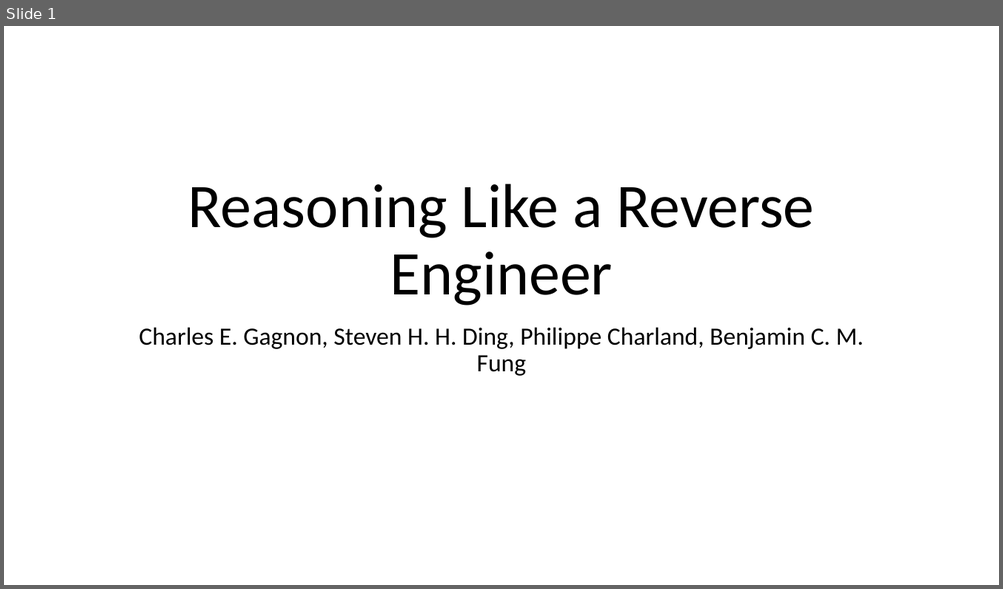
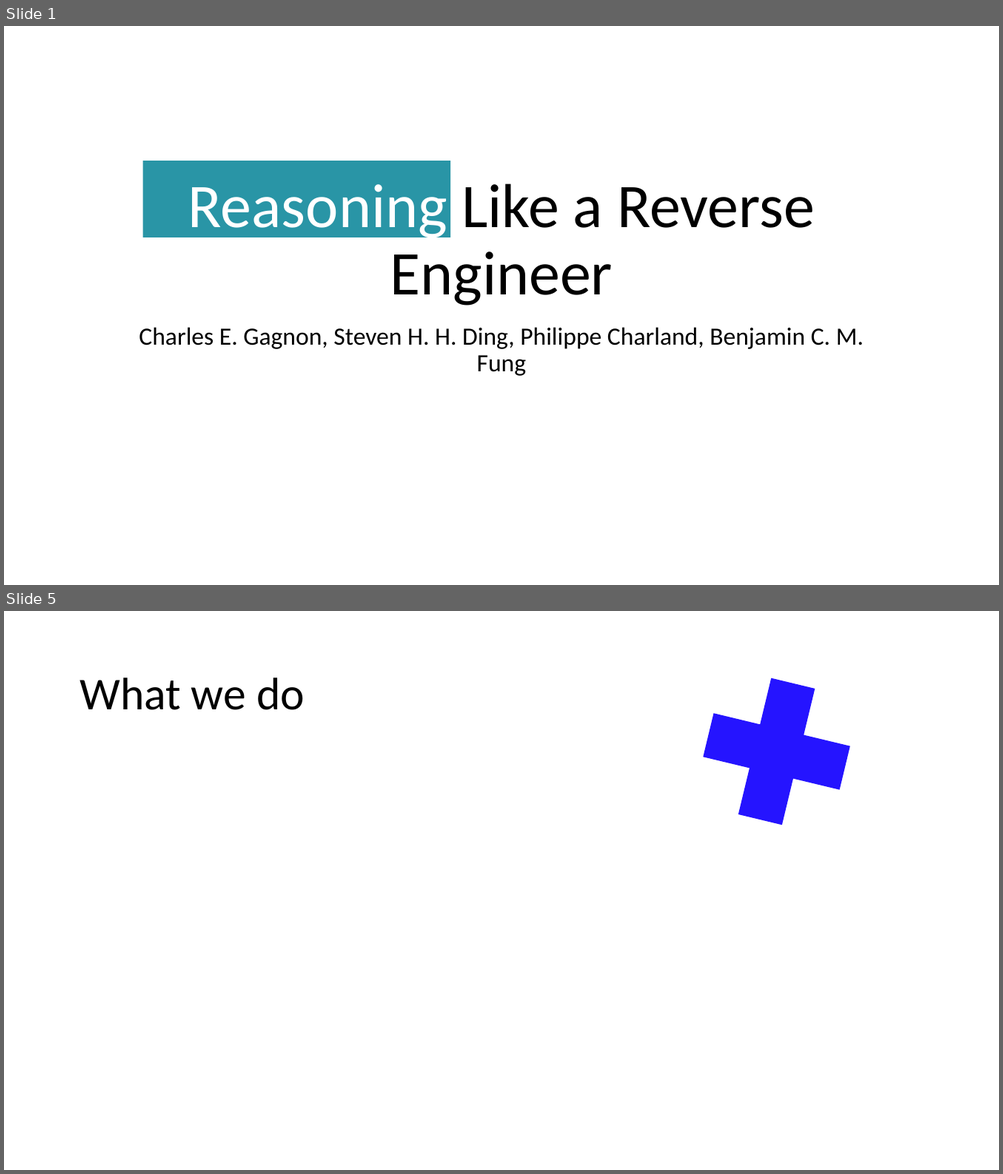
Before and after one commit to carloskiki/asm-feature-extraction, a slide deck: presentation.pptx. Shown one above the other, each under a label of ours: slide 1 before the commit, slides 1 and 5 after it; the slides between them are not shown. The pictures are 1003x589 and 1003x1174 pixels, drawn with LibreOffice and Linux fonts; fonts in the diff are those of the drawing. Boxes give left, top, right and bottom in pixels: in the first picture for what was removed or moved away, otherwise in the second. Text is boxed around its words. In the diff, an @@ line names an element or a change of style, - is before the commit and + after.

```diff
--- a/presentation.pptx
+++ b/presentation.pptx
@@ slide 5 added at (x1=4, y1=611, x2=999, y2=1170), background #FFFFFF @@
@@ plus sign added at (x1=661, y1=637, x2=891, y2=867), fill #2514FF @@
@@ title added at (x1=79, y1=678, x2=304, y2=710), 44 pt, text #000000 @@
+What we do
@@ slide 1 changed as well @@
@@ title "Reasoning Like a Reverse Engineer" at (x1=188, y1=184, x2=814, y2=306): text colour #000000 to #FFFFFF in "Reasoning" @@
@@ rectangle added at (x1=143, y1=161, x2=450, y2=238), fill #2995A6 @@
```
Also in this commit, not shown: 6 other slides added, 1 slide removed, 4 other files.
